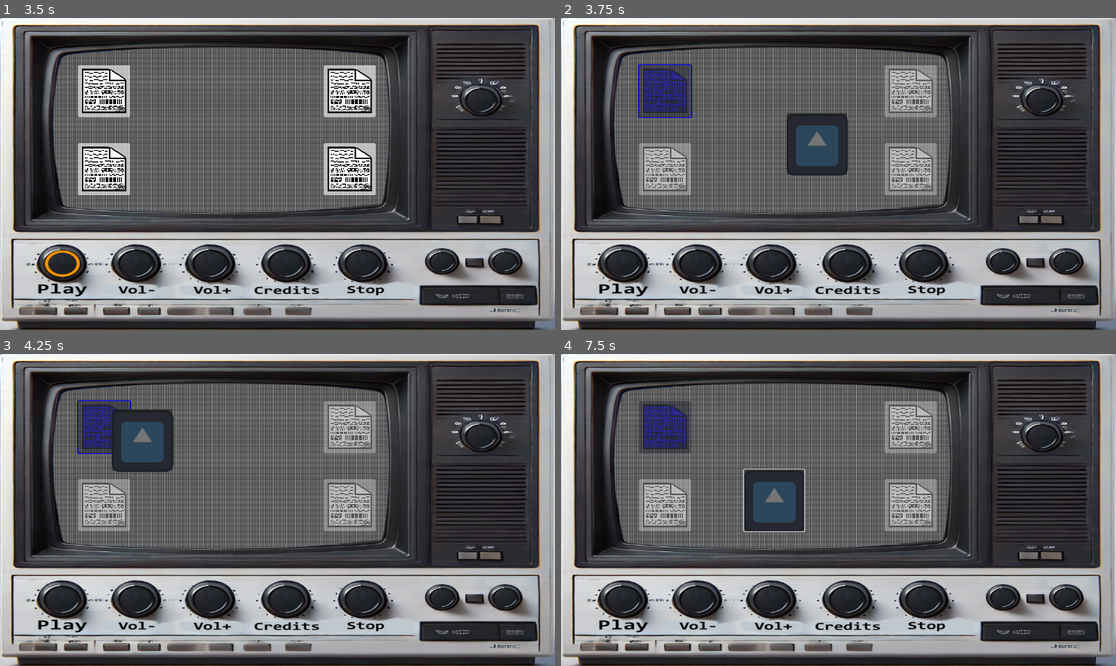
Above: before the commit, frames 1-4 (two rows, left to right).
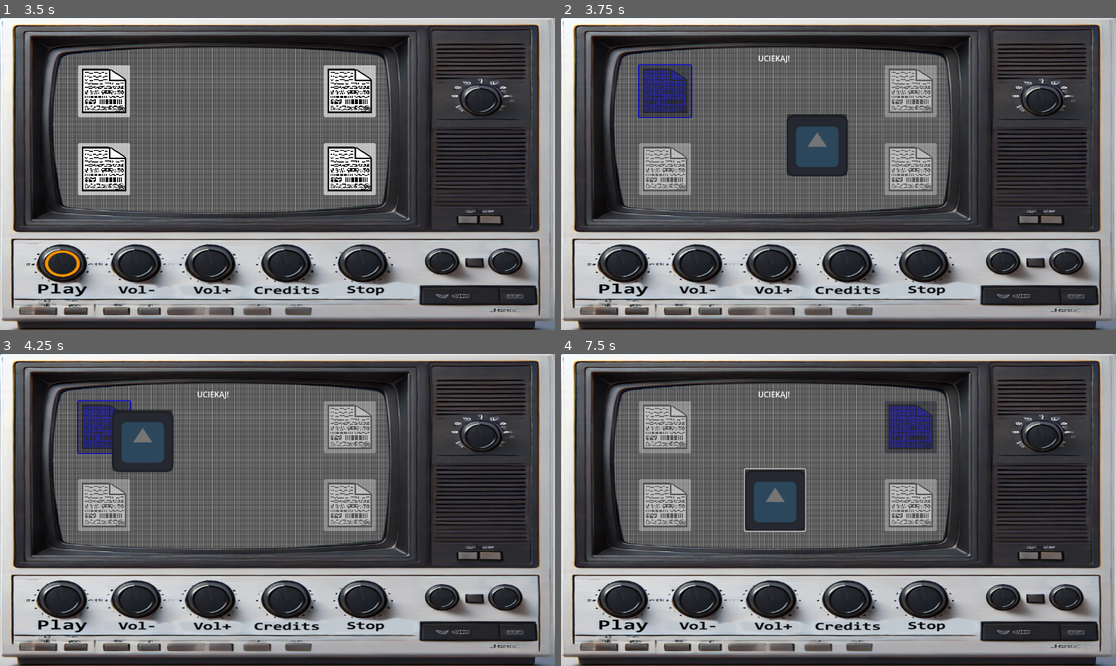
Above: after the commit, the same moments.

Repository: Ciasne14/SteelWorks3
Game: Godot game, scene res://Scenes/main_scene.tscn
Same seed, same stepped clock (60 frames per second), same inputs: the game is played once before the commit and once after it. The engine's default icon, where the game draws it, is replaced by a stand-in: a white triangle on a blue panel in a dark square.
Inputs (mouse positions are in pixels of both pictures, inside the frame that each line leads up to; where the layout moved, square brackets give the same spot in the first picture):
- Up to frame 1 (3.5 s): click (444, 261) at 0.5 s; click (505, 261) at 1.25 s; click (482, 99) at 2 s; click (61, 264) at 2.75 s
- Up to frame 2 (3.75 s): click (666, 92) at 3.5 s
- Up to frame 3 (4.25 s): no input
- Up to frame 4 (7.5 s): click (705, 441) at 4.25 s; click (705, 435) [699, 435] at 5 s; tap Enter at 5.75 s; move the mouse to (1043, 503) at 5.77 s; tap Alt at 5.85, 6.6, 7.35 s; move the mouse to (727, 525) at 6.52 s; move the mouse to (894, 441) at 7.27 s

Frame 1 is identical in both runs. In frame 2, 0.2% of the frame differs, in the area x 35-52%, y 12-51%; in frame 3, less than 0.1%; in frame 4, 3.5%, in the area x 14-68%, y 12-58%.
Error before the commit: Invalid assignment of property or key 'modulate' with value of type 'Color' on a base object of type 'null instance'. (res://escaper.gd:55)

Commit message:
first game

Diff:
--- a/Scenes/main.gd
+++ b/Scenes/main.gd
@@ -16,43 +16,45 @@
 				return  # Ignore the Alt key press
 
 func _on_q_1_mouse_entered() -> void:
-	if(buttons_are_enabled):
+	if(buttons_are_enabled && $Q1.modulate != Color(0,1,0)):
 		$Q1.modulate = Color(0,0,1)
 
 func _on_q_1_mouse_exited() -> void:
-	if(buttons_are_enabled):
+	if(buttons_are_enabled && $Q1.modulate != Color(0,1,0)):
 		$Q1.modulate = Color(255,255,255)
 
 func _on_q_2_mouse_entered() -> void:
-	if(buttons_are_enabled):
+	if(buttons_are_enabled && $Q2.modulate != Color(0,1,0)):
 		$Q2.modulate = Color(0,0,1)
 
 func _on_q_2_mouse_exited() -> void:
-	if(buttons_are_enabled):
+	if(buttons_are_enabled && $Q2.modulate != Color(0,1,0)):
 		$Q2.modulate = Color(255,255,255)
 
 func _on_q_3_mouse_entered() -> void:
-	if(buttons_are_enabled):
+	if(buttons_are_enabled && $Q3.modulate != Color(0,1,0)):
 		$Q3.modulate = Color(0,0,1)
 
 func _on_q_3_mouse_exited() -> void:
-	if(buttons_are_enabled):
+	if(buttons_are_enabled && $Q3.modulate != Color(0,1,0)):
 		$Q3.modulate = Color(255,255,255)
 
 func _on_q_4_mouse_entered() -> void:
-	if(buttons_are_enabled):
+	if(buttons_are_enabled && $Q4.modulate != Color(0,1,0)):
 		$Q4.modulate = Color(0,0,1)
 
 func _on_q_4_mouse_exited() -> void:
-	if(buttons_are_enabled):
+	if(buttons_are_enabled && $Q4.modulate != Color(0,1,0)):
 		$Q4.modulate = Color(255,255,255)
 
 func _on_q_1_pressed() -> void:
+	$Info.text = "Uciekaj!"
+	$Escaper/Timer.start()
 	$Escaper.visible=true
 	disable_enable_buttons(true)
 
 func disable_enable_buttons(disableOrEnable):
-	buttons_are_enabled = false
+	buttons_are_enabled = disableOrEnable
 	$Play.disabled = disableOrEnable
 	$VolDown.disabled = disableOrEnable
 	$VolUp.disabled = disableOrEnable
@@ -61,7 +63,11 @@
 	$Button.disabled = disableOrEnable
 	$Button2.disabled = disableOrEnable
 	$Button3.disabled = disableOrEnable
-	$Q1.disabled = disableOrEnable
-	$Q3.disabled = disableOrEnable
-	$Q2.disabled = disableOrEnable
-	$Q4.disabled = disableOrEnable
+	if($Q1.modulate != Color(0,1,0)):
+		$Q1.disabled = disableOrEnable
+	if($Q2.modulate != Color(0,1,0)):
+		$Q2.disabled = disableOrEnable
+	if($Q3.modulate != Color(0,1,0)):
+		$Q3.disabled = disableOrEnable
+	if($Q4.modulate != Color(0,1,0)):
+		$Q4.disabled = disableOrEnable
--- a/Scenes/main_scene.gd
+++ b/Scenes/main_scene.gd
@@ -115,6 +115,10 @@
 
 
 func _on_play_pressed() -> void:
+	$"../../Play".disabled = false
+	$"../../VolDown".disabled = false
+	$"../../VolUp".disabled = false
+	$"../../Credits".disabled = false
 	$"../../AudioStreamPlayer".play()
 	$"../../Stop".disabled=true
 	use_copied_wallpaper(get_current_wallpaper())
--- a/Scenes/main_scene.tscn
+++ b/Scenes/main_scene.tscn
@@ -12,7 +12,8 @@
 [ext_resource type="Script" path="res://Scenes/demon_communicator.gd" id="8_kk6e8"]
 [ext_resource type="AudioStream" uid="uid://c84g8apyvcndw" path="res://click[0-0-2](1).mp3" id="10_xufgv"]
 [ext_resource type="Texture2D" uid="uid://daqi8084s56ky" path="res://Images/fileWirte.png" id="12_a0ylw"]
-[ext_resource type="PackedScene" uid="uid://b21ay0s48gftm" path="res://escaper.tscn" id="13_fklnf"]
+[ext_resource type="Texture2D" uid="uid://bwujuhmxjljta" path="res://Images/icon.svg" id="13_7c2l2"]
+[ext_resource type="Script" path="res://escaper.gd" id="14_n5ll0"]
 
 [sub_resource type="Theme" id="Theme_6lw6g"]
 default_font = ExtResource("5_d1qnp")
@@ -337,8 +338,44 @@
 grow_vertical = 2
 icon = ExtResource("12_a0ylw")
 
-[node name="Escaper" parent="." instance=ExtResource("13_fklnf")]
-visible = false
+[node name="Escaper" type="Sprite2D" parent="."]
+visible = false
+texture = ExtResource("13_7c2l2")
+script = ExtResource("14_n5ll0")
+
+[node name="Button" type="Button" parent="Escaper"]
+anchors_preset = -1
+anchor_top = -0.016
+anchor_right = 0.984
+anchor_bottom = 0.984
+offset_left = -63.0
+offset_top = -63.952
+offset_right = -63.952
+offset_bottom = -63.952
+metadata/_edit_use_anchors_ = true
+
+[node name="Timer" type="Timer" parent="Escaper"]
+wait_time = 5.0
+one_shot = true
+
+[node name="AudioStreamPlayer" type="AudioStreamPlayer" parent="Escaper"]
+stream = ExtResource("10_xufgv")
+
+[node name="Info" type="Label" parent="."]
+layout_mode = 1
+anchors_preset = -1
+anchor_left = 0.288
+anchor_top = 0.096
+anchor_right = 0.481
+anchor_bottom = 0.164
+offset_left = 0.223969
+offset_top = -0.208
+offset_right = -0.112061
+offset_bottom = -0.272003
+grow_horizontal = 2
+horizontal_alignment = 1
+vertical_alignment = 1
+uppercase = true
 
 [connection signal="pressed" from="Play" to="Background/MainScene" method="_on_play_pressed"]
 [connection signal="pressed" from="Play" to="DemonCommunicator" method="_on_play_pressed"]
@@ -358,3 +395,5 @@
 [connection signal="mouse_exited" from="Q2" to="." method="_on_q_2_mouse_exited"]
 [connection signal="mouse_entered" from="Q4" to="." method="_on_q_4_mouse_entered"]
 [connection signal="mouse_exited" from="Q4" to="." method="_on_q_4_mouse_exited"]
+[connection signal="pressed" from="Escaper/Button" to="Escaper" method="_on_button_pressed"]
+[connection signal="timeout" from="Escaper/Timer" to="Escaper" method="_on_timer_timeout"]
--- a/escaper.gd
+++ b/escaper.gd
@@ -3,7 +3,7 @@
 const chaseSPEED = 500
 var escapeSPEED = 2000.0
 # The margin to keep the sprite inside the screen
-var margin: float = 10.0
+var margin: float = 1.0
 var chase = true
 @export var button1: Button
 
@@ -43,6 +43,7 @@
 
 func _on_timer_timeout() -> void:
 	chase = false
+	$"../Info".text = "Zlap mnie!"
 	print("Boolean changed to: ", chase)
 
 signal health_changed(new_value)
@@ -51,5 +52,16 @@
 	emit_signal("monsterCatched")
 
 func _on_button_pressed() -> void:
-	var test = get_node("../Q1")
-	test.modulate = Color(0,0,0)
+	if(!chase):
+		$"../Q1".disabled = false
+		$"../Q3".disabled = false
+		$"../Q2".disabled = false
+		$"../Q4".disabled = false
+		$"../Stop".disabled = false
+		$"../Button".disabled = false
+		$"../Button2".disabled = false
+		$"../Button3".disabled = false
+		$".".visible = false
+		$"../Q1".modulate = Color(0,1,0)
+		$"../Q1".mouse_filter = Control.MOUSE_FILTER_IGNORE
+		$"../Info".text = ""
Not shown: 1 places in Scenes/main_scene.tscn that only renumber resources
